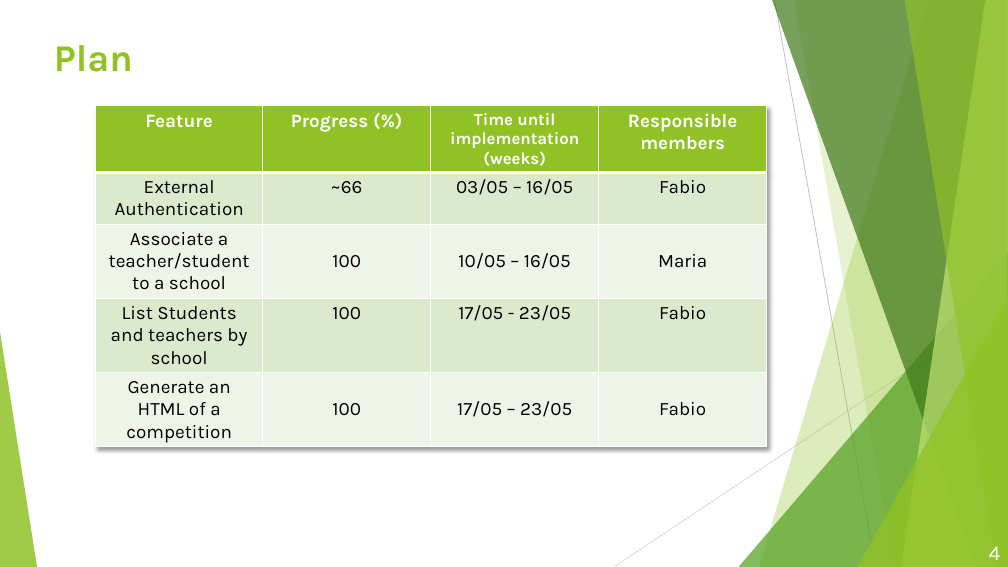
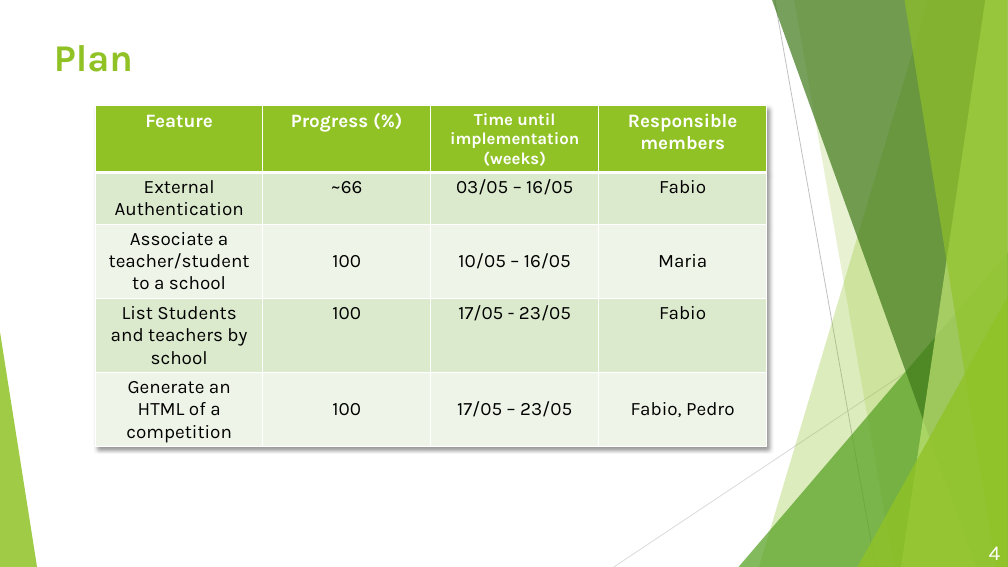
Before and after one commit to Mariainesrocha/Projeto_Informatica, a slide deck: slide 4 of Docs/PowerPoints/PMATE-Transition(Final).pptx. Drawn at 1008x567 pixels with LibreOffice and Linux fonts; fonts in the diff are those of the drawing. Boxes give left, top, right and bottom in pixels: in the first picture for what was removed or moved away, otherwise in the second. Text is boxed around its words. In the diff, an @@ line names an element or a change of style, - is before the commit and + after.

Commit message:
updated powerpoint

```diff
--- a/Docs/PowerPoints/PMATE-Transition(Final).pptx
+++ b/Docs/PowerPoints/PMATE-Transition(Final).pptx
@@ table at (95, 106, 766, 454) @@
-row 5, column 4: Fabio
+row 5, column 4: Fabio, Pedro
```
Also in this commit, not shown: 2 other slides changed.
